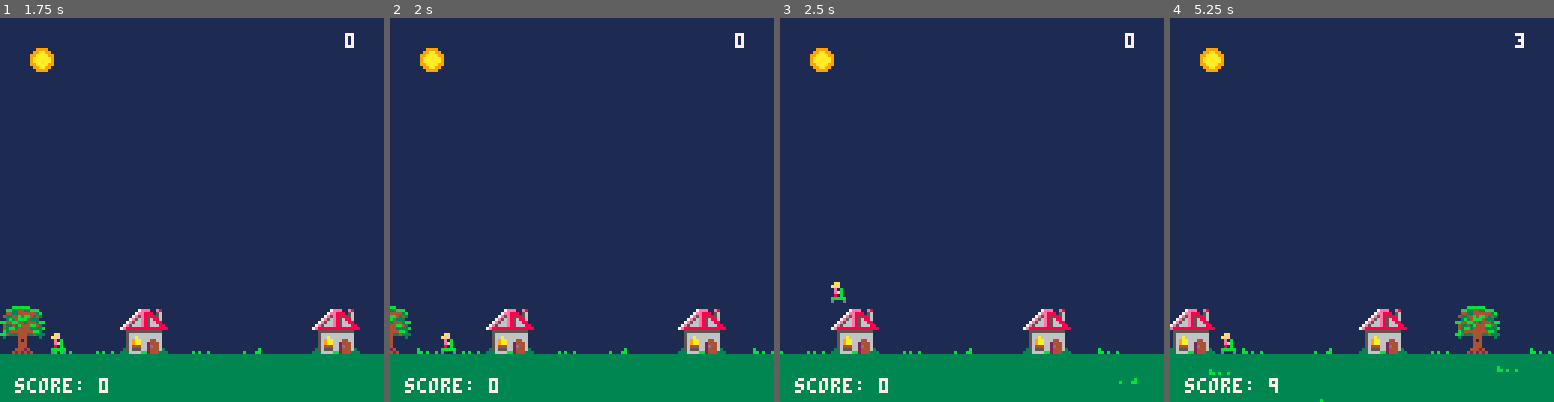
Above: before the commit, frames 1-4 (left to right).
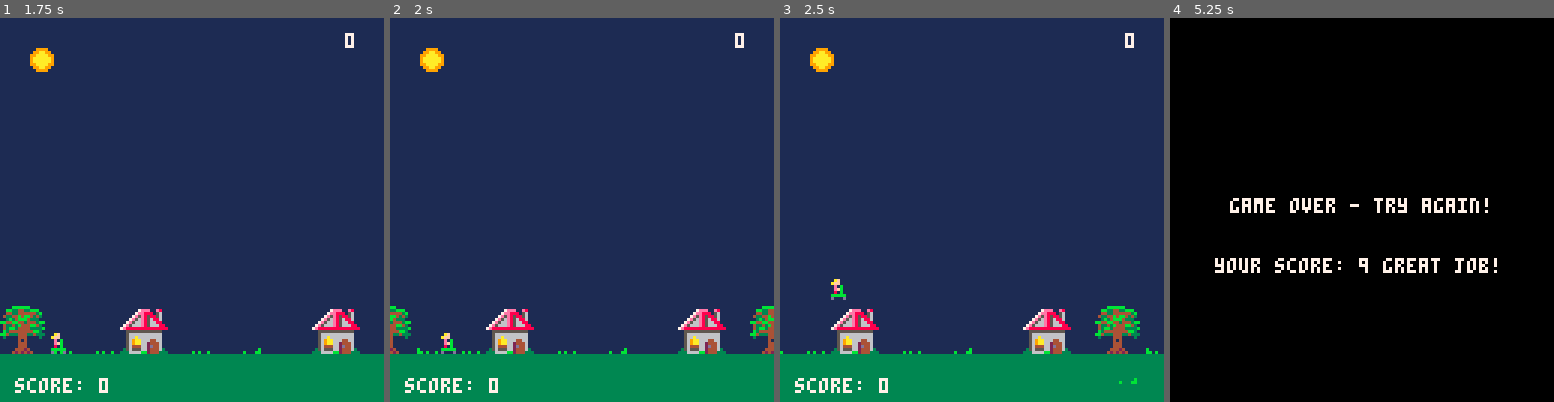
Above: after the commit, the same moments.

Repository: Dads-Games/rainbowriders
Game: PICO-8 cartridge rainbowriders.p8
Two runs of this game, one before a commit and one after it. Both use one fixed random seed, a clock stepped at 60 frames per second and the inputs below.
Inputs:
- Up to frame 1 (1.75 s): tap O (Z key) at 0.7, 1.7 s; hold Right from 1.6 s (still down)
- Up to frame 2 (2 s): keep holding Right
- Up to frame 3 (2.5 s): release Right at 2.1 s; tap O (Z key) at 2.1 s; hold Right from 2.47 s (still down)
- Up to frame 4 (5.25 s): tap O (Z key) every 0.4 s from 2.5 to 4.9 s; release Right at 3.03 s; hold Left 3.08-3.58 s; hold Right 4.02-4.68 s; hold Left from 5.08 s (still down)

Frame 1 is identical in both runs. In frame 2, 0.5% of the frame differs, in the area x 93-100%, y 75-88%; in frame 3, 1.1%; in frame 4, 100%, in the area x 0-100%, y 0-100%.

Commit message:
deploy: f47a98daae63fb7a6b563a163dc34387d17357ff

Diff:
--- a/rainbowriders.p8
+++ b/rainbowriders.p8
@@ -11,9 +11,10 @@
     on_ground = true,
     sprite = 1, -- Default sprite index
     width = 6, -- Tighter collision box width
-    height = 6 -- Tighter collision box height
+    height = 6, -- Tighter collision box height
+    oscillation = 0 --Variable for oscillation
 }
-debug_mode = true
+debug_mode = false
 obstacles = {}
 spawn_timer = 0
 spawn_interval = 20
@@ -23,7 +24,6 @@
 game_over_timer = 0
 game_over_delay = 60 -- 1 second (60 frames per second)
 background_x = 0
-background_n = 128 * 8 -- number of tiles wide for the background in the map * 8
 background_y = 96--84
 clouds = {}
 cloud_timer = 0
@@ -36,6 +36,8 @@
 color_interval = 5
 selected_char = 1
 char_names = {"lizzie", "lily", "riker", "lukas", "maverick", "michael"}
+
+pi = 3.1415926535898
 
 -- helpful color map
 BLACK = 0
@@ -178,7 +180,7 @@
         if btnp(4) then
             player.sprite = selected_char
             char_select_screen = false
-            music(26, 0, 0)
+            music(0, 0, 0)
         end
     elseif game_over then
         -- Increment game over timer
@@ -213,6 +215,17 @@
                 player.y = 104
                 player.dy = 0
                 player.on_ground = true
+            end
+
+            -- Update oscillation
+            player.oscillation = player.oscillation + 0.1
+            if player.oscillation > 2 * pi then
+                player.oscillation = player.oscillation - 2 * pi
+            end
+
+            -- Apply oscillation to player's y-position when on the ground
+            if player.on_ground then
+                player.y = 104 + sin(player.oscillation)
             end
 
             -- Spawn obstacles
@@ -246,7 +259,7 @@
             end
 
             -- Update background
-            background_x = (background_x - 1) % background_n
+            background_x = (background_x - 1) % 128
 
             -- Update clouds
             cloud_timer = cloud_timer + 1
@@ -298,14 +311,14 @@
     -- Draw sky
     rectfill(0, 0, 127, 127, 1)
     -- Draw map as background
-    map(0, 0, background_x, background_y, background_n/8, 16)
-    map(0, 0, background_x - background_n, background_y, background_n/8, 16)
+    map(0, 0, background_x, background_y, 16, 16)
+    map(0, 0, background_x - 128, background_y, 16, 16)
 
 
     -- Dimming effect
-    -- fillp(0B111111111011111.1) -- 50% fill pattern
-    -- rectfill(0, 0, 127, 127 ) -- Color 0 (black) with fill pattern
-    -- fillp() -- Reset fill pattern
+    --fillp(0b0101011101110010.1) -- 50% fill pattern
+    --rectfill(0, 0, 127, 127 ) -- Color 0 (black) with fill pattern
+    --fillp() -- Reset fill pattern
 
     --Draw sun
     spr(96, 10, 10)
@@ -315,14 +328,15 @@
         spr(cloud.sprite, cloud.x, cloud.y)
     end
     -- Draw background
-    rectfill(background_x, 112, background_x + background_n, 128, 3)
-    rectfill(background_x - background_n, 112, background_x, 128, 3)
+    rectfill(background_x, 112, background_x + 128, 128, 3)
+    rectfill(background_x - 128, 112, background_x, 128, 3)
     -- Draw grass
     for blade in all(grass) do
         spr(blade.sprite, blade.x, blade.y)
     end
     -- Draw player
-    spr(player.sprite, player.x, player.y)
+    --spr(player.sprite, player.x, player.y)
+    draw_stretched_sprite(player.sprite, player.x, player.y, player.dy)
 
     -- EXPERIMENTAL FEATURE: Jelly's Rainbow Progression
     rbp_draw_update()
@@ -378,6 +392,19 @@
    nothing = "█▒🐱⬇️░✽●♥☉웃⌂⬅️😐♪🅾️◆…➡️★⧗⬆️ˇ∧❎▤▥"
 end
 
+function draw_stretched_sprite(sprite, x, y, dy)
+    local stretch_factor = 1 + abs(dy) * 0.1
+    local width = 8 -- Assuming the sprite is 8x8 pixels
+    local height = 8
+
+    -- Calculate the new width and height based on the stretch factor
+    local new_width = width
+    local new_height = height * stretch_factor
+
+    -- Draw the sprite with the new dimensions
+    sspr(sprite % 16 * 8, flr(sprite / 16) * 8, width, height, x, y, new_width, new_height)
+end
+
 
 
 
@@ -614,60 +641,15 @@
 
 
 __map__
-4041000000525300000000000052530000000000005253000040410000000000000000404100525300000000000000005455565700000048490044004a4b00004c4d0060000000000000000000000000000000000000000000000000000000000000000000000000000000000000000000000000000000000000000000000000
-5051450046626300460047000062630045000047006263004650510045000046474645505145626345470000464668696465666746470058590047465a5b000000000000000000000000000000000000000000000000000000000000000000000000000000000000000000000000000000000000000000000000000000000000
-…(55 lines of a section not shown)…
+4041000000525300000000000052530000000000005253000040410000000000000000404100525300000000000000000000000000000000000000000000000000000000000000000000000000000000000000000000000000000000000000000000000000000000000000000000000000000000000000000000000000000000
+5051450046626300460047000062630045000047006263004650510045000046474645505145626345470000000000000000000000000000000000000000000000000000000000000000000000000000000000000000000000000000000000000000000000000000000000000000000000000000000000000000000000000000
+…(10 lines of a section not shown)…
Not shown, changed: 24 lines of the sprite sheet (__gfx__) section of rainbowriders.p8
Not shown, changed: the music (__music__) section of rainbowriders.p8
Not shown, changed: the sound effects (__sfx__) section of rainbowriders.p8
Not shown, changed: rainbowriders.js
